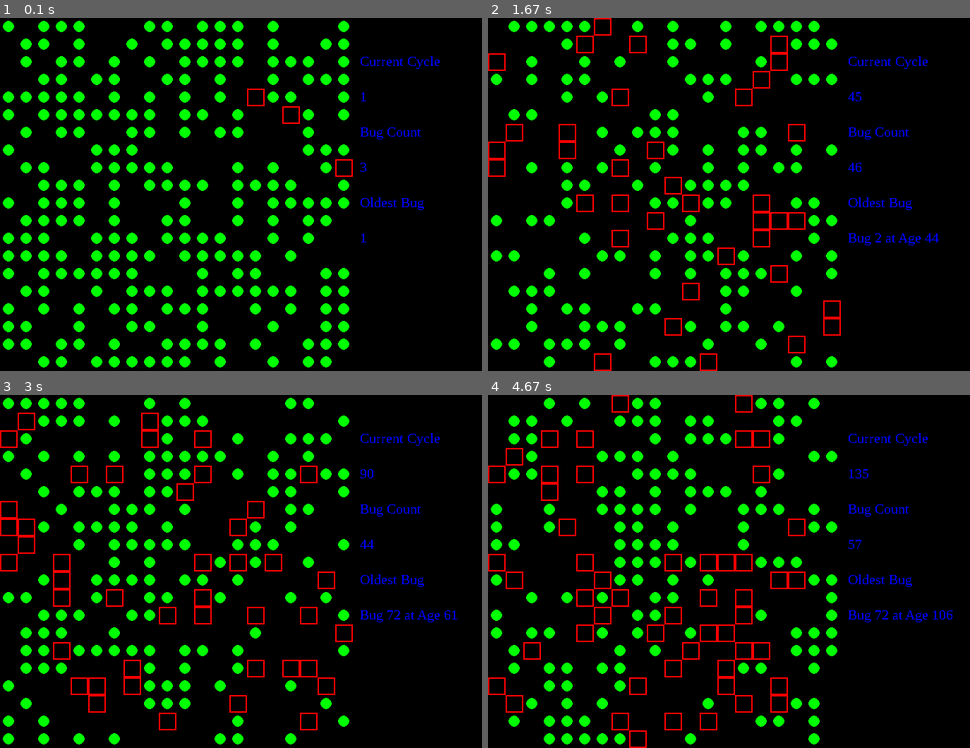
Above: before the commit, frames 1-4 (two rows, left to right).
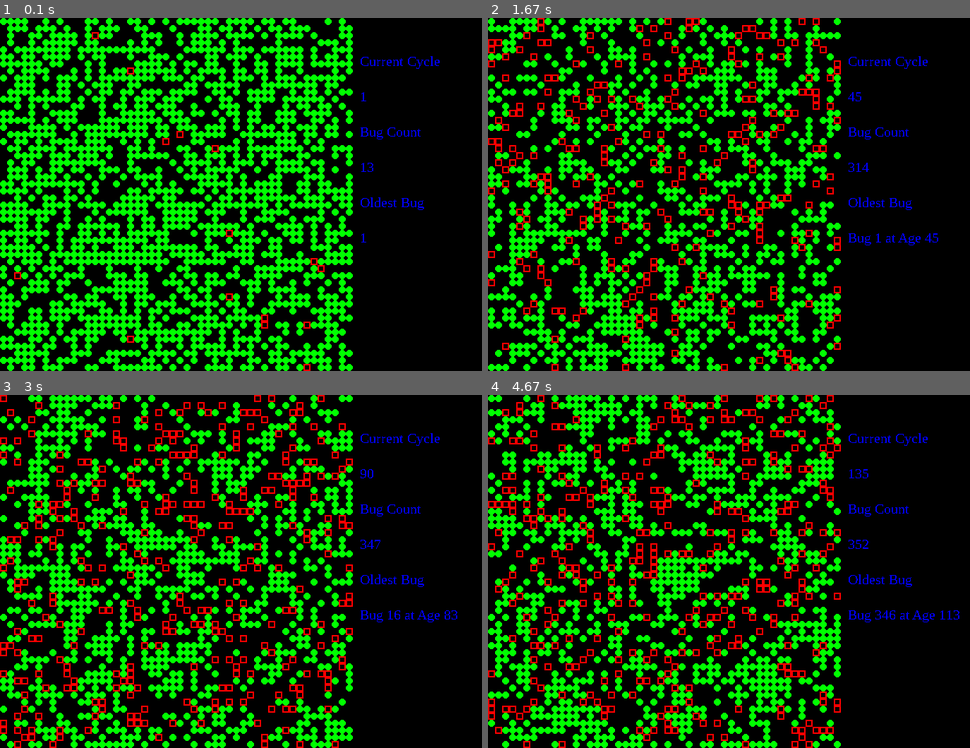
Above: after the commit, the same moments.

Repository: mill275us/Genetic
Game: pygame game, started from genetic.py
Two runs of this game, one before a commit and one after it. Both use one fixed random seed, a clock stepped at 60 frames per second and the inputs below.
Inputs:
- Up to frame 1 (0.1 s): no input
- Up to frame 2 (1.67 s): no input
- Up to frame 3 (3 s): no input
- Up to frame 4 (4.67 s): no input

The runs differ from the first frame. In frame 1, 36% of the frame differs, in the area x 0-78%, y 0-100%; in frame 2, 30%; in frame 3, 30%; in frame 4, 31%.

Commit message:
Added variable size food

Diff:
--- a/genetic.py
+++ b/genetic.py
@@ -1,6 +1,7 @@
 import pygame
 import copy
 from operator import attrgetter
+from math import ceil
 from Utils.bot import Bot
 from Utils.field import Field
 from Utils.botColor import PyBotColorer
@@ -9,8 +10,8 @@
 
 # Main Program
 # USER DEFINED
-grid = 19   # To define say a 10 x 10 grid uses a zero base so use 9
-number_of_starting_bots = 3
+grid = 49   # To define say a 10 x 10 grid uses a zero base so use 9
+number_of_starting_bots = 13
 starting_food_pct = .5
 percent_new_food_per_turn = .05
 frames_per_second = 30
@@ -33,12 +34,11 @@
 # Setup Pygame for display
 screen_size = 500
 cell_size = int(screen_size / (grid + 1))
+food_size = ceil((screen_size / (grid + 1)) / 2)
 cell_count = int(screen_size / cell_size)
 cell_cntr_offset = int(cell_size / 2)
-if frames_per_second > 1:
-    display_modulus = int(frames_per_second / 2)
-else:
-    display_modulus = 1
+display_modulus = ceil(frames_per_second / 2)
+
 pygame.init()
 clock = pygame.time.Clock()
 cycle_coounter = 1
@@ -103,7 +103,7 @@
             if field.field[x][y] == 1:
                 xpos = int(x * cell_size + cell_cntr_offset)
                 ypos = int(y * cell_size + cell_cntr_offset)
-                pygame.draw.circle(window, (0, 255, 0), [xpos, ypos], 8, 0)
+                pygame.draw.circle(window, (0, 255, 0), [xpos, ypos], food_size, 0)
 
     # Display board - limit updates so there are visible at high FPS
     if (cycle_coounter % display_modulus) == 0:
